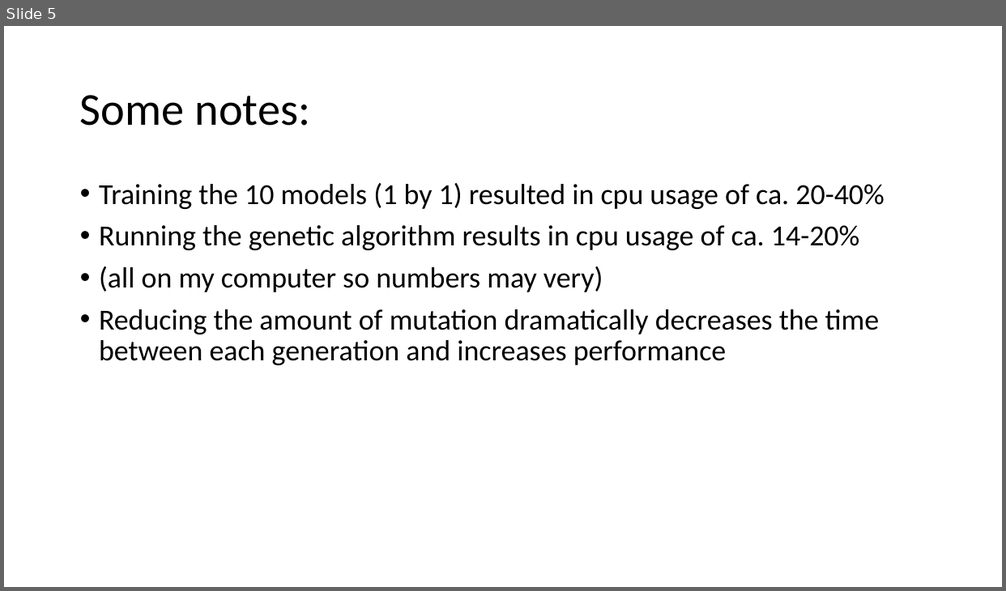
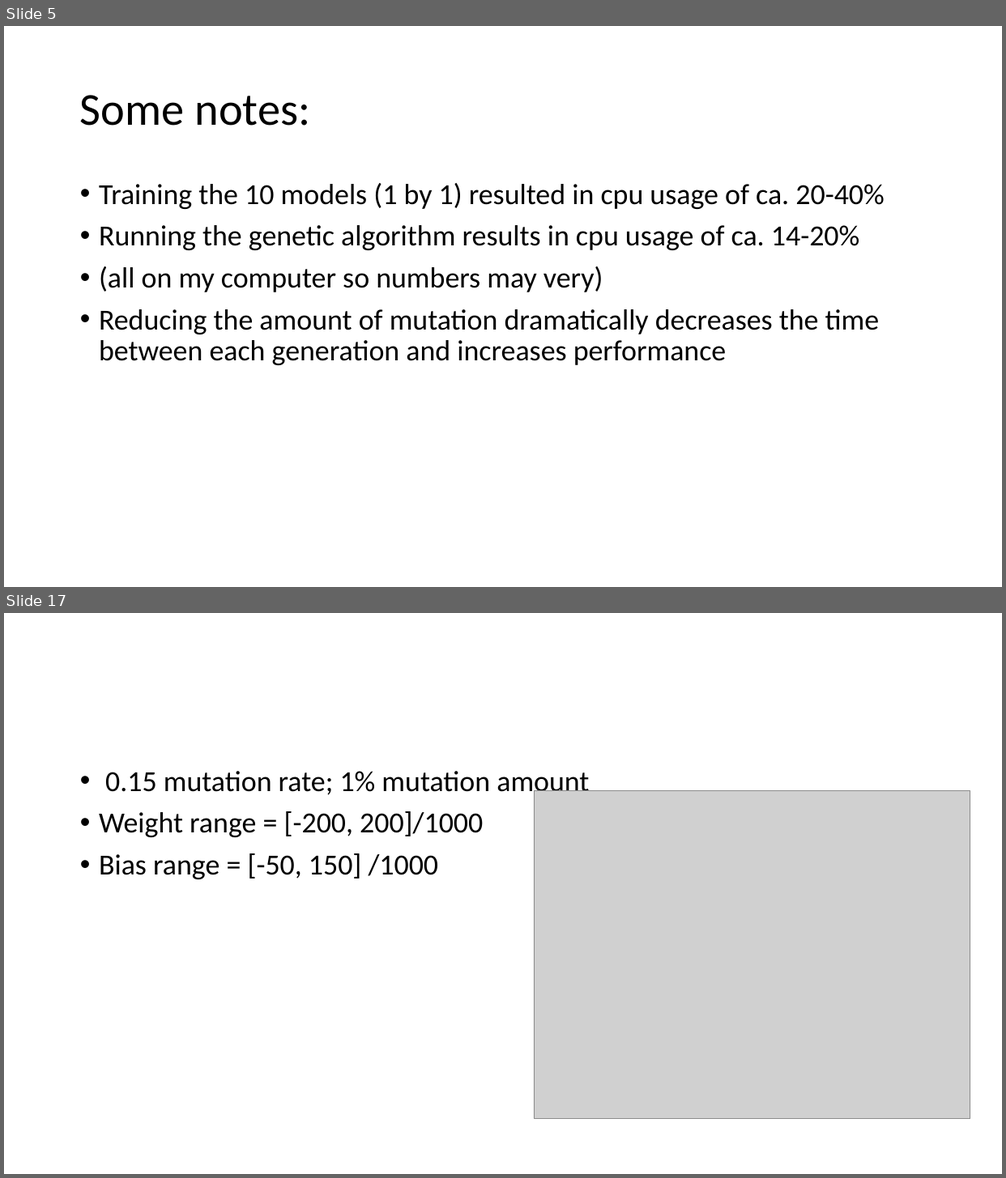
Before and after one commit to cewinharhar/becs4, a slide deck: DataTesting with different hyperparameters.pptx. Shown one above the other, each under a label of ours: slide 5 before the commit, slides 5 and 17 after it; the slides between them are not shown. The pictures are 1006x591 and 1006x1178 pixels, drawn with LibreOffice and Linux fonts; fonts in the diff are those of the drawing; grey boxes stand for pictures. Boxes give left, top, right and bottom in pixels: in the first picture for what was removed or moved away, otherwise in the second. Text is boxed around its words. In the diff, an @@ line names an element or a change of style, - is before the commit and + after.

```diff
--- a/DataTesting with different hyperparameters.pptx
+++ b/DataTesting with different hyperparameters.pptx
@@ slide 17 added at [4,613,1002,1174], background #FFFFFF @@
@@ text added at [99,771,589,879], 28 pt, text #000000 @@
+• 0.15 mutation rate; 1% mutation amount
+• Weight range = [-200, 200]/1000
+• Bias range = [-50, 150] /1000
@@ picture added at [534,791,970,1119] @@
```
Also in this commit, not shown: 27 other slides added, 3 other files.
